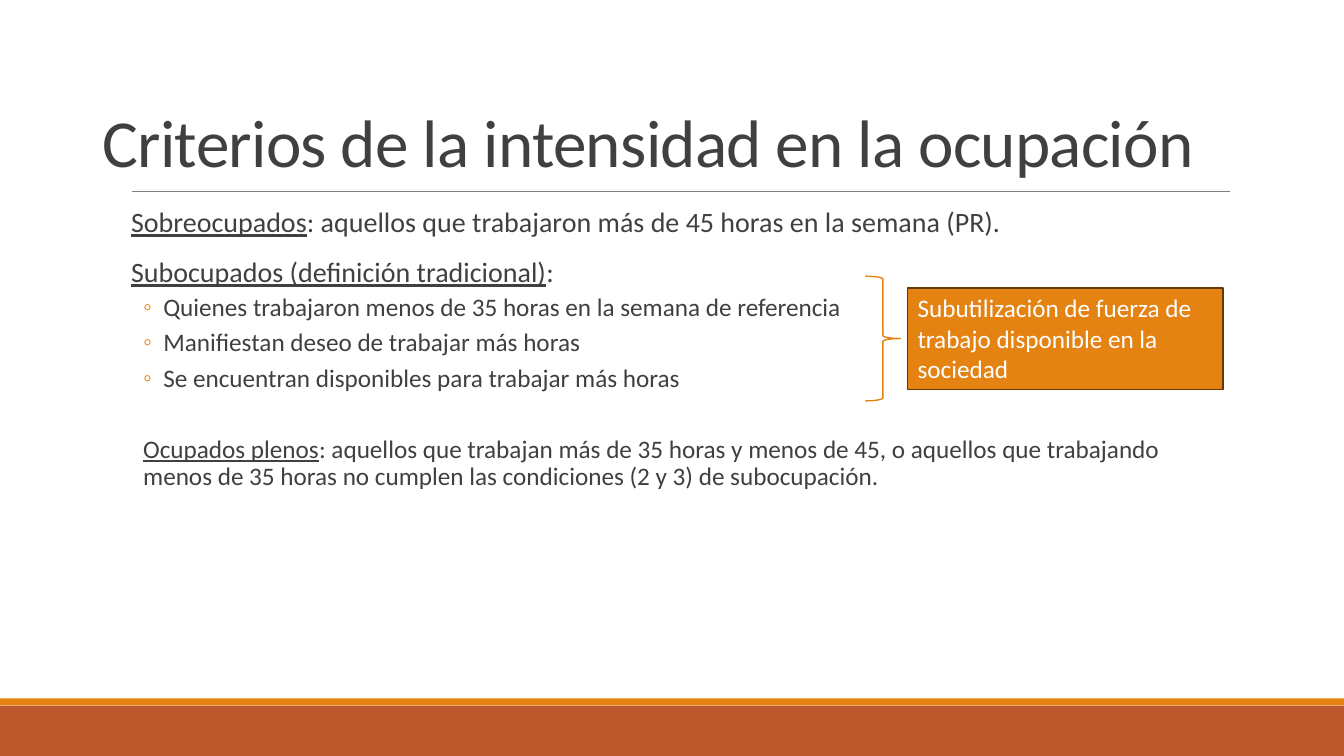
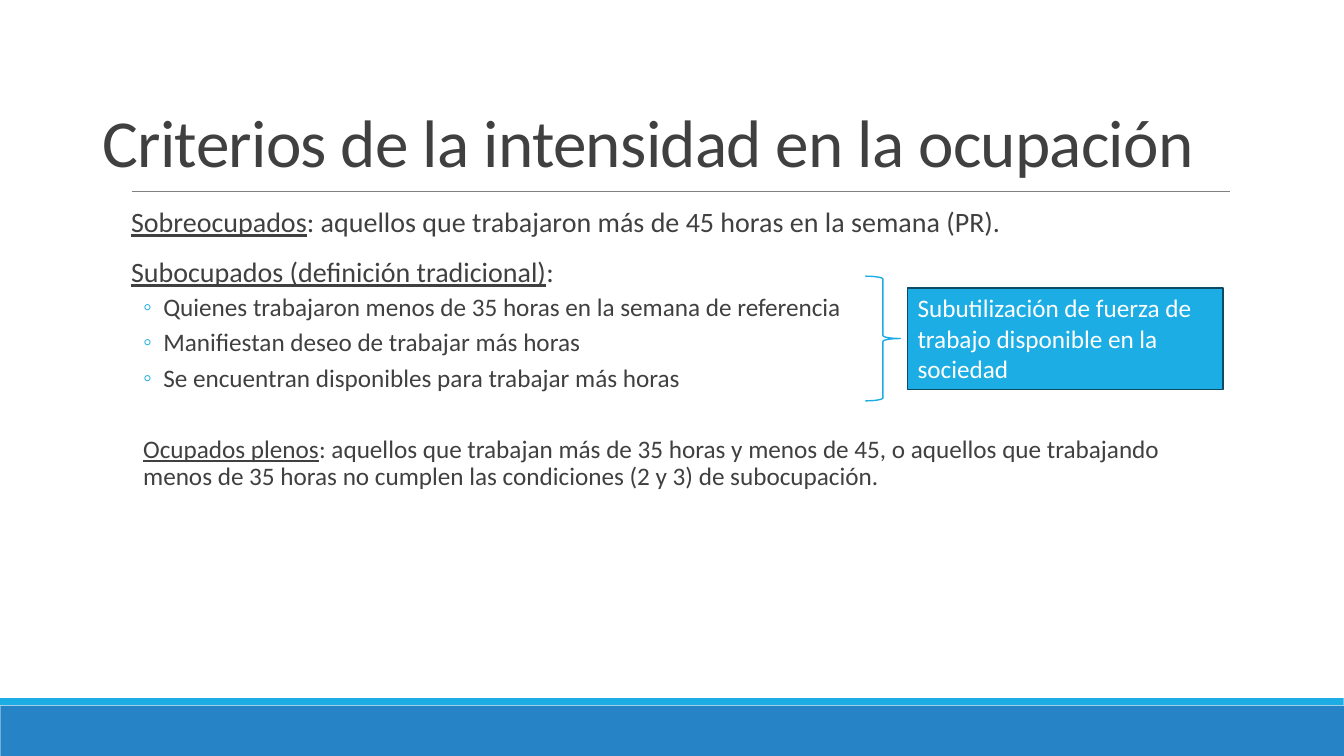
Before and after one commit to ceped-fce-uba/curso_aset, a slide deck: slide 13 of Clase 2 - EPH e Intro a Tidyverse/Presentación EPH.pptx. Drawn at 1344x756 pixels with LibreOffice and Linux fonts; fonts in the diff are those of the drawing. Boxes give left, top, right and bottom in pixels: in the first picture for what was removed or moved away, otherwise in the second. Text is boxed around its words. In the diff, an @@ line names an element or a change of style, - is before the commit and + after.

```diff
--- a/Clase 2 - EPH e Intro a Tidyverse/Presentación EPH.pptx
+++ b/Clase 2 - EPH e Intro a Tidyverse/Presentación EPH.pptx
@@ text at box(131, 212, 1000, 392): bullet colour #E48312 to #1CADE4 @@
@@ right brace at box(866, 276, 901, 401): outline #E48312 1 pt to #1CADE4 1 pt @@
@@ rectangle "Subutilización de fuerza de trabajo ..." at box(907, 287, 1223, 389): fill #E48312 to #1CADE4; outline #643908 1.25 pt to #0C4C64 1.25 pt @@
@@ rectangle at box(0, 706, 1344, 756): fill #BD582C to #2683C6 @@
@@ rectangle at box(0, 699, 1344, 706): fill #E48312 to #1CADE4 @@
```
Also in this commit, not shown: 22 other slides changed, 3 other files.
